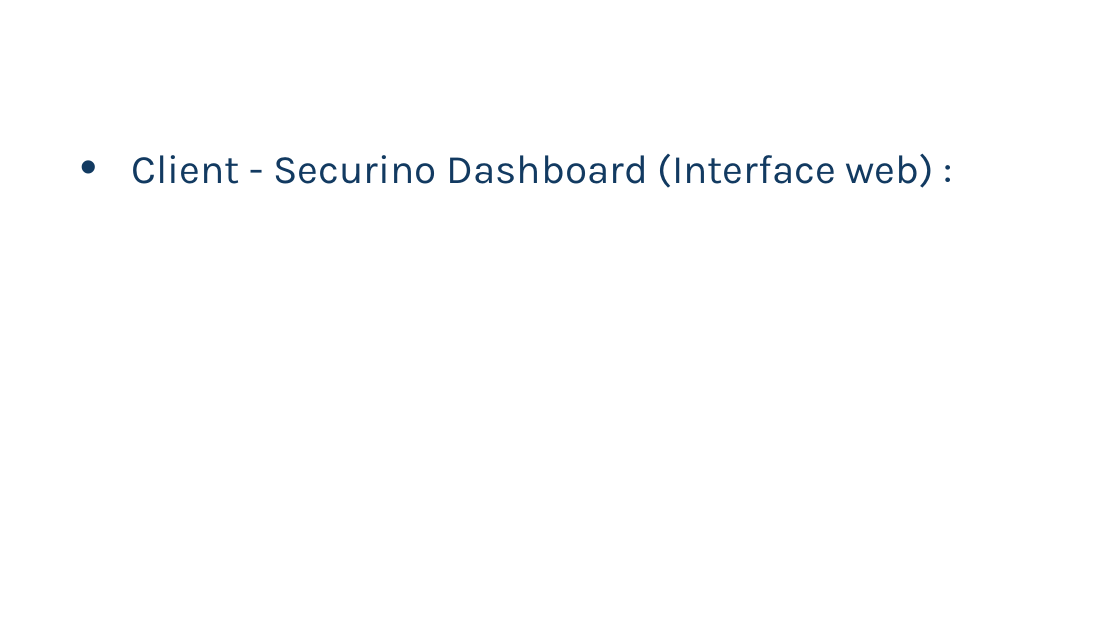
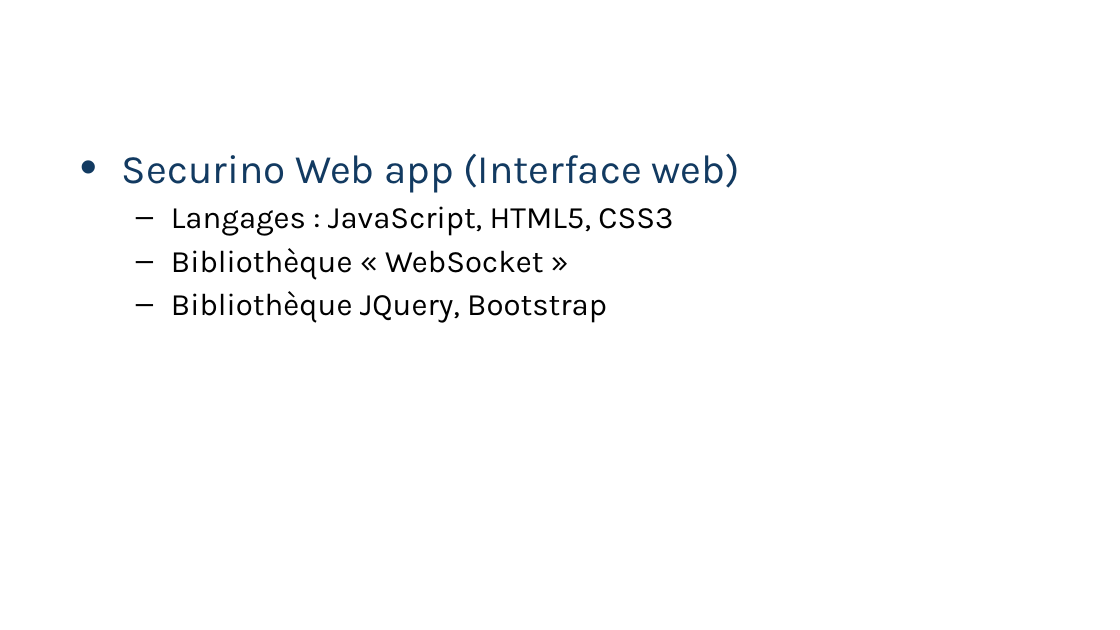
Before and after one commit to DorianThiv/securino, a slide deck: slide 17 of doc/Securnio & Securino Gatway.pptx (slide 14 before the commit). Drawn at 1120x630 pixels with LibreOffice and Linux fonts; fonts in the diff are those of the drawing; background and template pictures are left out. Boxes give left, top, right and bottom in pixels: in the first picture for what was removed or moved away, otherwise in the second. Text is boxed around its words. In the diff, an @@ line names an element or a change of style, - is before the commit and + after.

```diff
--- a/doc/Securnio & Securino Gatway.pptx
+++ b/doc/Securnio & Securino Gatway.pptx
@@ text at (122,153,739,323): text changed; size 26 to 20 pt; text colour #123A61 to #000000 @@
-• Client - Securino Dashboard (Interface web) :
+• Securino Web app (Interface web)
+  – Langages : JavaScript, HTML5, CSS3
+  – Bibliothèque « WebSocket »
+  – Bibliothèque JQuery, Bootstrap
```
Also in this commit, not shown: 7 other slides changed, 4 slides added, 1 slide removed, 2 other files.
